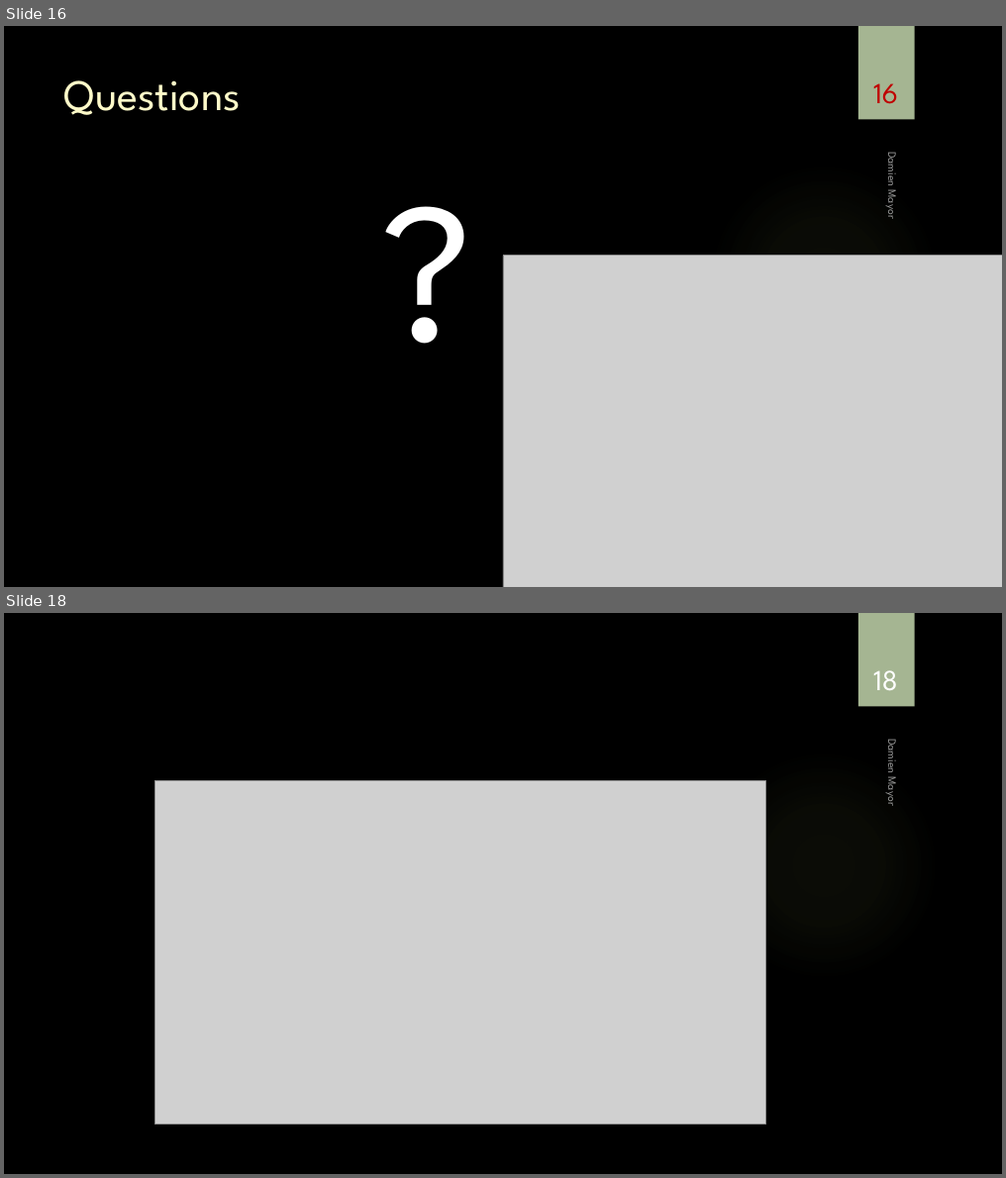
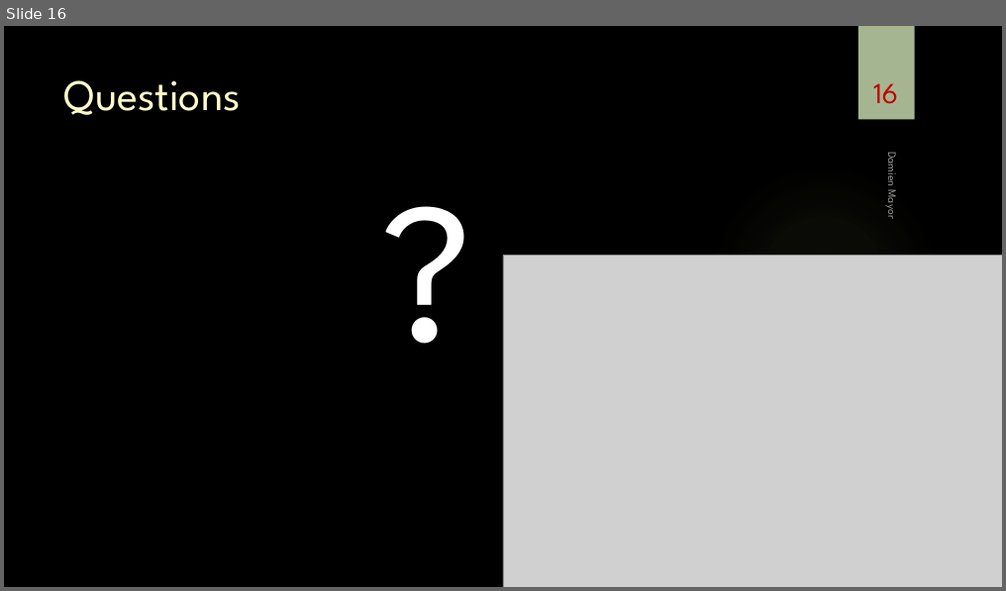
Before and after one commit to damienmayor/TPI, a slide deck: Présentation/Présentation TPI DMA.pptx. Shown one above the other, each under a label of ours: slides 16 and 18 before the commit, slide 16 after it; the slides between them are not shown. The pictures are 1006x1178 and 1006x591 pixels, drawn with LibreOffice and Linux fonts; fonts in the diff are those of the drawing; grey boxes stand for pictures; background and template pictures are left out. Boxes give left, top, right and bottom in pixels: in the first picture for what was removed or moved away, otherwise in the second. Text is boxed around its words. In the diff, an @@ line names an element or a change of style, - is before the commit and + after.

```diff
--- a/Présentation/Présentation TPI DMA.pptx
+++ b/Présentation/Présentation TPI DMA.pptx
@@ slide 18 removed at (4, 613, 1002, 1174), background picture (left out); not listed: 2 template elements that a slide beside it also shows @@
@@ page number removed at (873, 670, 898, 690) @@
-18
@@ text removed at (884, 742, 901, 805) @@
-Damien Mayor
@@ picture removed at (155, 780, 766, 1124) @@
```
Also in this commit, not shown: 11 slides changed, 10 other slides removed.
